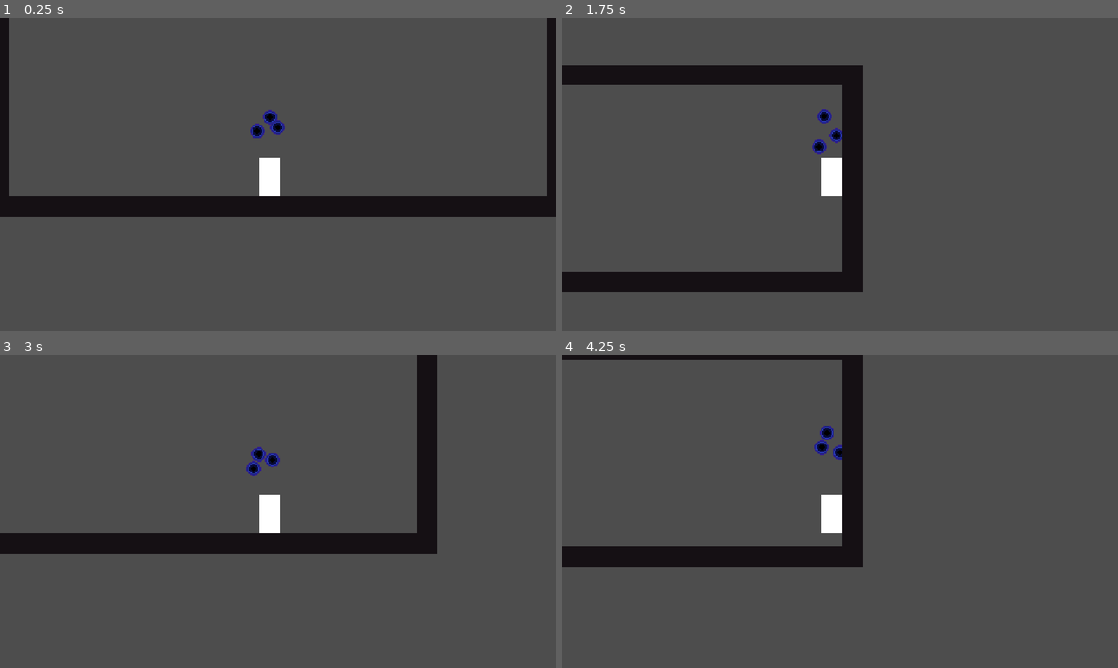
Above: before the commit, frames 1-4 (two rows, left to right).
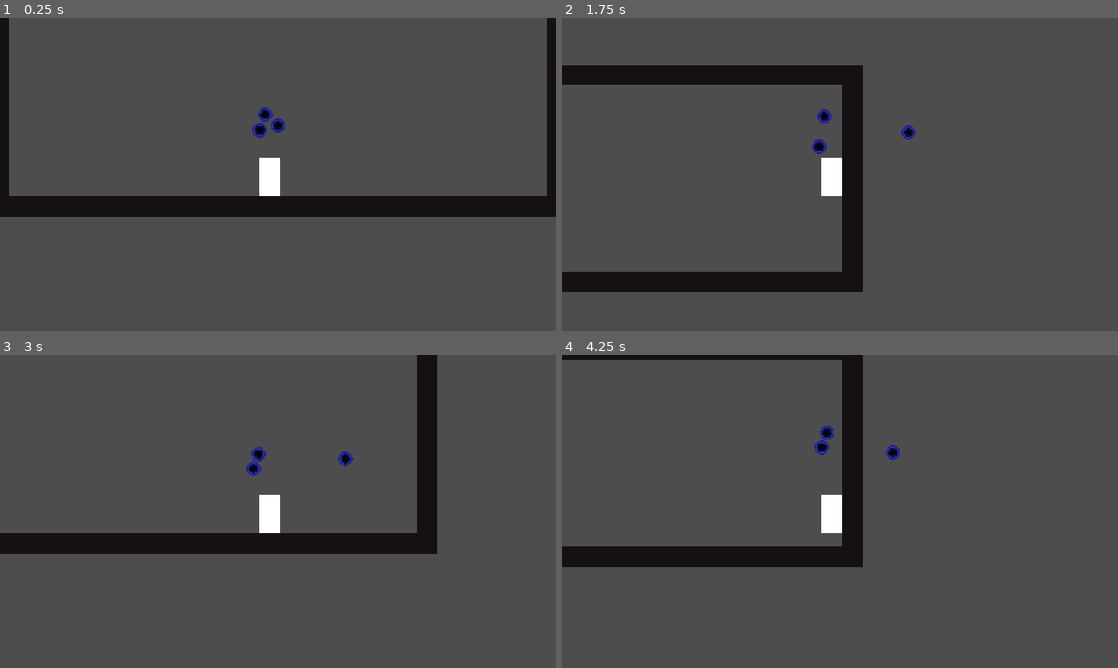
Above: after the commit, the same moments.

Repository: Timi865/Microvania
Game: Godot game, scene res://Scenes/game.tscn
The game is run twice, just before and just after one commit, with the same random seed, the same clock (stepped at 60 frames per second) and the same inputs.
Inputs:
- Up to frame 1 (0.25 s): no input
- Up to frame 2 (1.75 s): hold Right (Move_right) from 0.53 s (still down); tap E (orb_throw, bound only after the commit) at 0.6, 1.55 s; tap Space (Jump) at 0.77, 1.52 s; tap C (dash) at 1.35 s
- Up to frame 3 (3 s): release Right (Move_right) at 2.03 s; hold Left (Move_left) 2.03-2.78 s; tap E (orb_throw, bound only after the commit) at 2.1, 2.85 s; hold Right (Move_right) from 2.78 s (still down)
- Up to frame 4 (4.25 s): keep holding Right (Move_right); tap Space (Jump) at 3.02, 3.77 s; tap C (dash) at 3.6 s; tap E (orb_throw, bound only after the commit) at 3.8 s

The runs differ from the first frame. In frame 1, 0.3% of the frame differs, in the area x 45-52%, y 28-39%; in frame 2, 0.2%; in frame 3, 0.2%; in frame 4, 0.2%.

Commit message:
Orb Boomerang
added the function launch and added code to the functions _returning, _launch, _flying and added code to orbiting in orb.gd. The ability to launch orb 1  as a boomerang has been implemented and code allowing the orbs to break formation has been removed

Diff:
--- a/Scripts/orb.gd
+++ b/Scripts/orb.gd
@@ -19,12 +19,20 @@
 @export var float_height: float = 2.0
 @export var float_speed: float = 3.0
 
+@export_category("Boomerang")
+@export var fly_speed: float = 180
+@export var fly_duration: float = 0.35
+@export var return_speed: float = 12.0
+
+var fly_direction: Vector2 = Vector2.RIGHT
+var fly_timer: float = 0.0
+
 var start_position: Vector2
 var time: float = 0.0
 var formation_position: Vector2
 
 func _ready() -> void:
-	start_position = position
+	start_position = formation_position
 
 func _process(delta: float) -> void:
 	time += delta
@@ -44,9 +52,9 @@
 
 
 func _orbiting(delta: float) -> void:
-	var player = get_parent().get_parent()#this gets the grandparent node(player). This is quite Fragile though so ill have to do something more secure later
+	var player = get_parent().get_parent()
 
-	var target_position := start_position
+	var target_position := formation_position
 
 	# React to player velocity
 	target_position.y -= player.velocity.y * physics_reaction
@@ -55,14 +63,52 @@
 	# Small floating motion
 	target_position.y += sin(time * float_speed) * float_height
 
-	position = position.lerp(target_position, follow_speed * delta)
+	position = position.lerp(
+		target_position,
+		follow_speed * delta
+	)
+
+
+func launch(direction: Vector2) -> void:
+	if state != State.ORBITING:
+		return
+
+	fly_direction = direction.normalized()
+	fly_timer = 0.0
+	state = State.FLYING
+
 
 func _flying(delta: float) -> void:
-	pass
+	position += fly_direction * fly_speed * delta
+	fly_timer += delta
+
+	if fly_timer >= fly_duration:
+		state = State.RETURNING
 
 func _returning(delta: float) -> void:
-	pass
+	var target := _get_formation_target()
 
+	position = position.lerp(
+		target,
+		minf(return_speed * delta, 1.0)
+	)
+
+	if position.distance_to(target) < 2.0:
+		state = State.ORBITING
+
+
+func _get_formation_target() -> Vector2:
+	var player = get_parent().get_parent()
+	var target := formation_position
+
+	# React to player velocity
+	target.y -= player.velocity.y * physics_reaction
+	target.x -= player.velocity.x * physics_reaction
+
+	# Small floating motion
+	target.y += sin(time * float_speed) * float_height
+
+	return target
 
 func _hidden() -> void:
 	visible = false
--- a/Scripts/orb_manager.gd
+++ b/Scripts/orb_manager.gd
@@ -10,11 +10,16 @@
 ]
 
 func _ready() -> void:
-	for i in orbs.size():
-		orbs[i].formation_position = target_positions[i]
-		orbs[i].position = target_positions[i]
+	for orb in orbs:
+		orb.formation_position = orb.position
 
 
 
 func _process(delta: float) -> void:
-	pass
+	if Input.is_action_just_pressed("orb_throw"):
+		var direction := Vector2.RIGHT
+
+		if Player.look_dir_x < 0:
+			direction = Vector2.LEFT
+
+		orbs[1].launch(direction)
--- a/project.godot
+++ b/project.godot
@@ -45,6 +45,11 @@
 "events": [Object(InputEventKey,"resource_local_to_scene":false,"resource_name":"","device":-1,"window_id":0,"alt_press …(191 unchanged characters)…
 ]
 }
+orb_throw={
+"deadzone": 0.2,
+"events": [Object(InputEventKey,"resource_local_to_scene":false,"resource_name":"","device":-1,"window_id":0,"alt_pressed":false,"shift_pressed":false,"ctrl_pressed":false,"meta_pressed":false,"pressed":false,"keycode":0,"physical_keycode":69,"key_label":0,"unicode":101,"location":0,"echo":false,"script":null)
+]
+}
 
 [physics]
 
